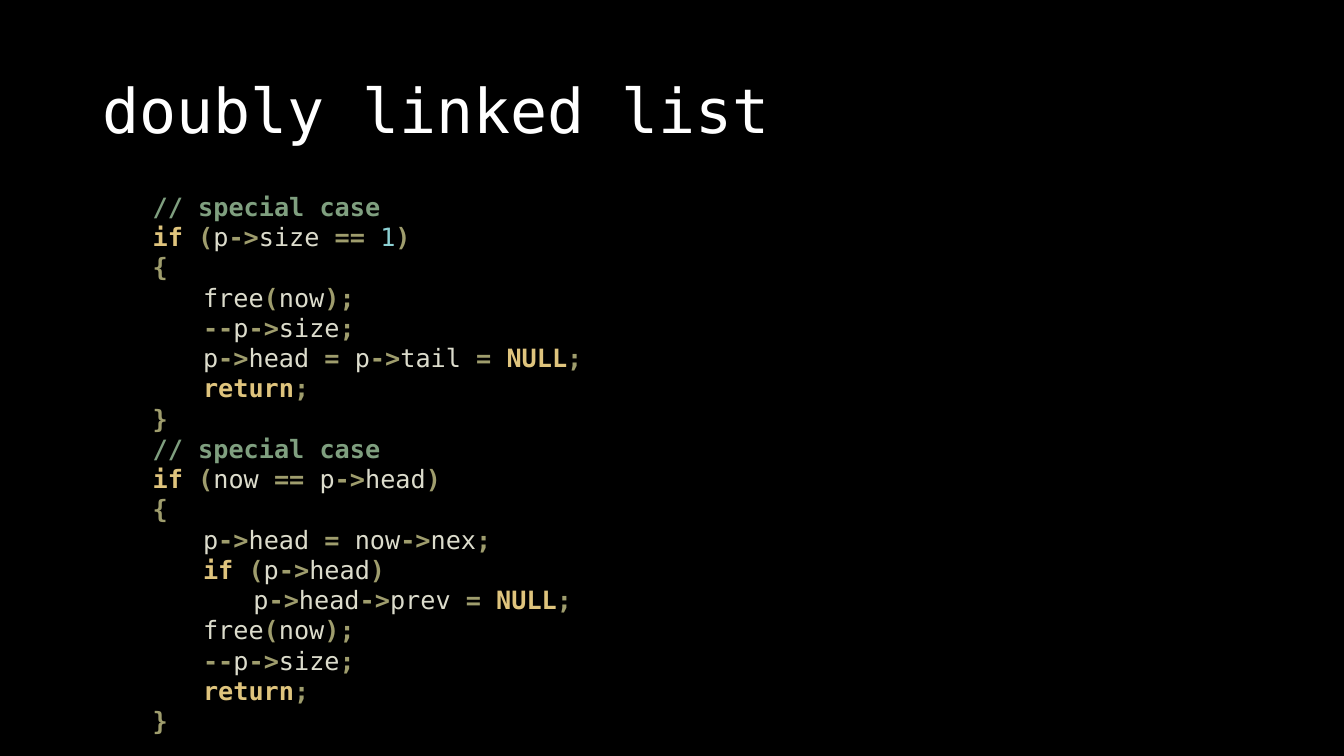
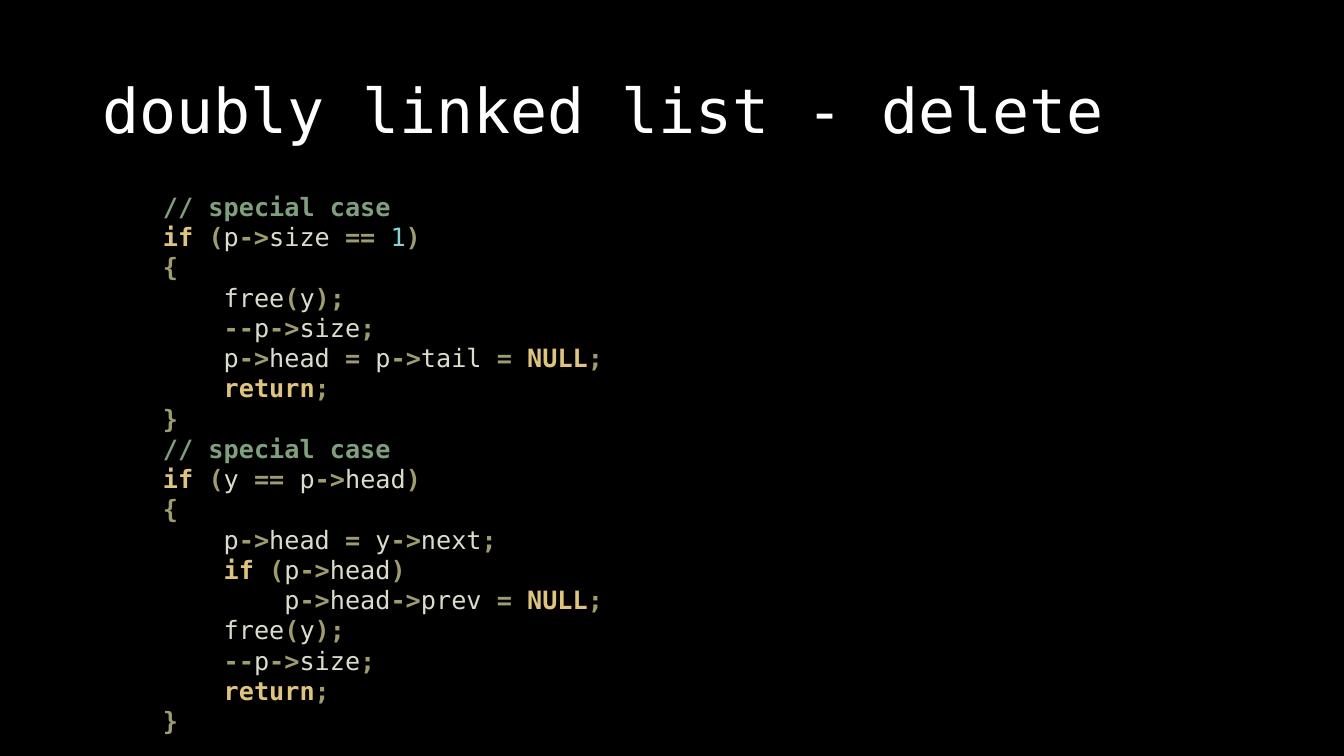
Before and after one commit to OEmiliatanO/those_c_prog_didnt_teach, a slide deck: slide 38 of Ch3/Ch3-data structure.pptx (slide 17 before the commit). Drawn at 1344x756 pixels with LibreOffice and Linux fonts; fonts in the diff are those of the drawing. Boxes give left, top, right and bottom in pixels: in the first picture for what was removed or moved away, otherwise in the second. Text is boxed around its words. In the diff, an @@ line names an element or a change of style, - is before the commit and + after.

```diff
--- a/Ch3/Ch3-data structure.pptx
+++ b/Ch3/Ch3-data structure.pptx
@@ title at (x1=102, y1=86, x2=1103, y2=146): text changed @@
-doubly linked list
+doubly linked list - delete
@@ text at (x1=224, y1=288, x2=345, y2=313): text changed @@
-free(now);
+free(y);
@@ text at (x1=163, y1=467, x2=421, y2=494): text changed; text colour #DCDCCC to #9F9D6D @@
-if (now == p->head)
+if (y == p->head)
@@ text at (x1=224, y1=530, x2=496, y2=555): text changed @@
-p->head = now->nex;
+p->head = y->next;
@@ text at (x1=224, y1=620, x2=345, y2=645): text changed @@
-free(now);
+free(y);
```
Also in this commit, not shown: 34 other slides changed, 87 slides added, 2 slides removed, 3 other files.
